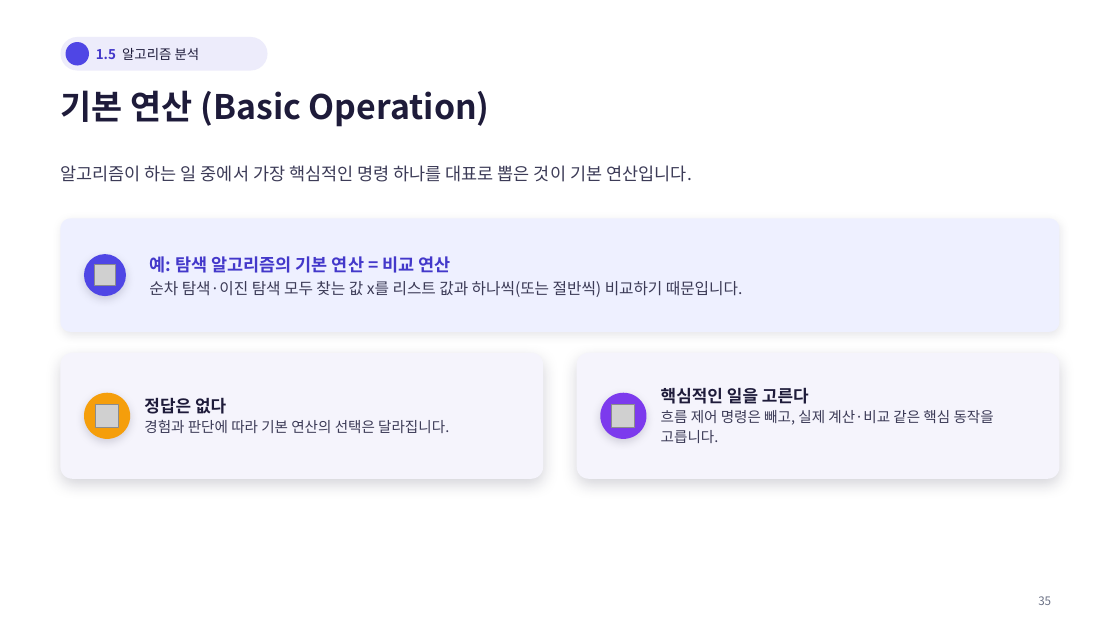
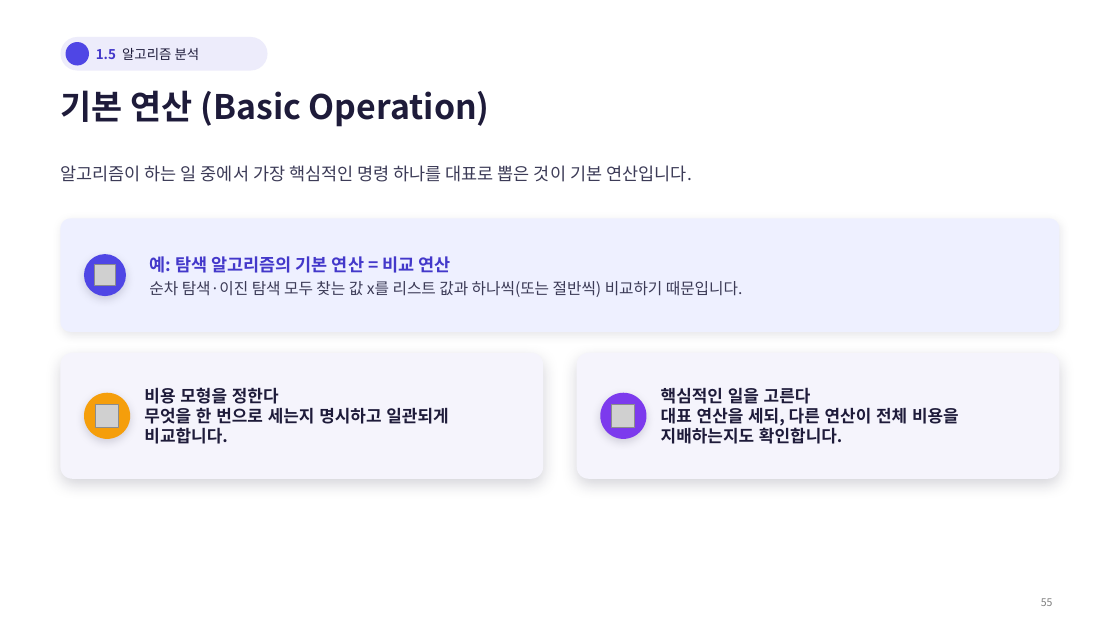
Before and after one commit to Sangdon-Park/Sangdon-Park.github.io, a slide deck: slide 55 of data/알고리즘/1장_알고리즘과_복잡도분석.pptx (slide 36 before the commit). Drawn at 1120x630 pixels with LibreOffice and Linux fonts; fonts in the diff are those of the drawing; grey boxes stand for pictures; background and template pictures are left out. Boxes give left, top, right and bottom in pixels: in the first picture for what was removed or moved away, otherwise in the second. Text is boxed around its words. In the diff, an @@ line names an element or a change of style, - is before the commit and + after.

```diff
--- a/data/알고리즘/1장_알고리즘과_복잡도분석.pptx
+++ b/data/알고리즘/1장_알고리즘과_복잡도분석.pptx
@@ text at (144,387,448,444): text changed; size 12.5 to 14.5 pt; text colour #3C3B57 to #1E1B3A; bold on @@
-정답은 없다
-경험과 판단에 따라 기본 연산의 선택은 달라집니다.
+비용 모형을 정한다
+무엇을 한 번으로 세는지 명시하고 일관되게 비교합니다.
@@ text at (661,407,959,444): text changed; size 12.5 to 14.5 pt; text colour #3C3B57 to #1E1B3A; bold on @@
-흐름 제어 명령은 빼고, 실제 계산·비교 같은 핵심 동작을 고릅니다.
+대표 연산을 세되, 다른 연산이 전체 비용을 지배하는지도 확인합니다.
@@ text removed at (1038,596,1051,605) @@
-35
@@ text added at (1041,598,1053,606), 9 pt, text #808080 @@
+55
```
Also in this commit, not shown: 47 other slides changed, 44 slides added, 12 slides removed.
